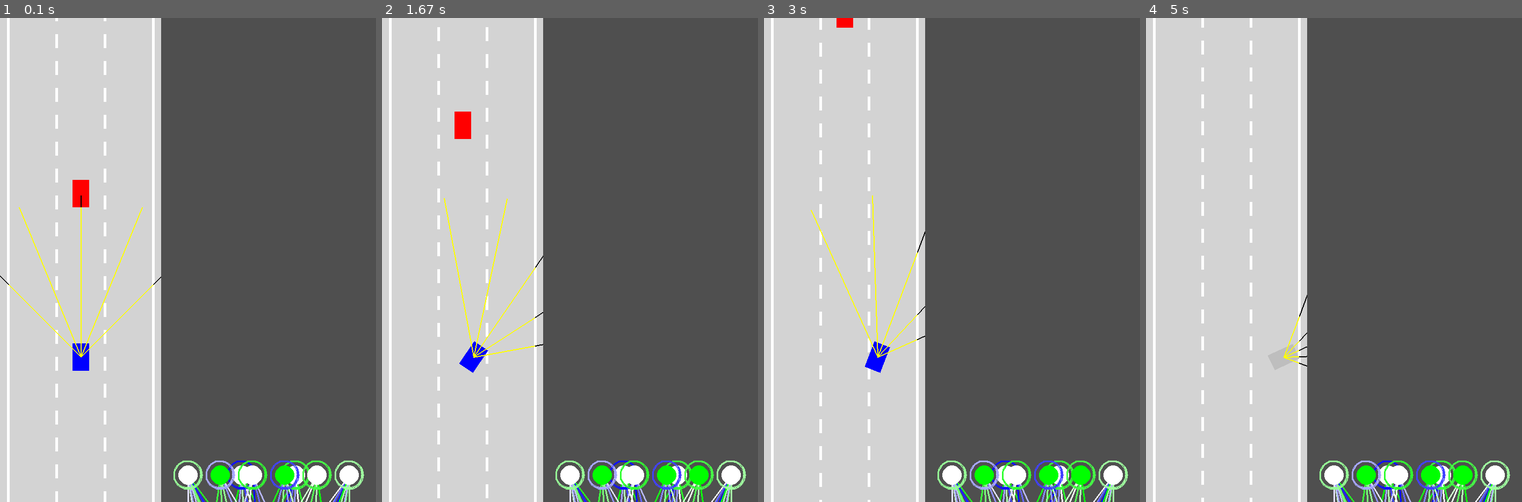
Above: before the commit, frames 1-4 (left to right).
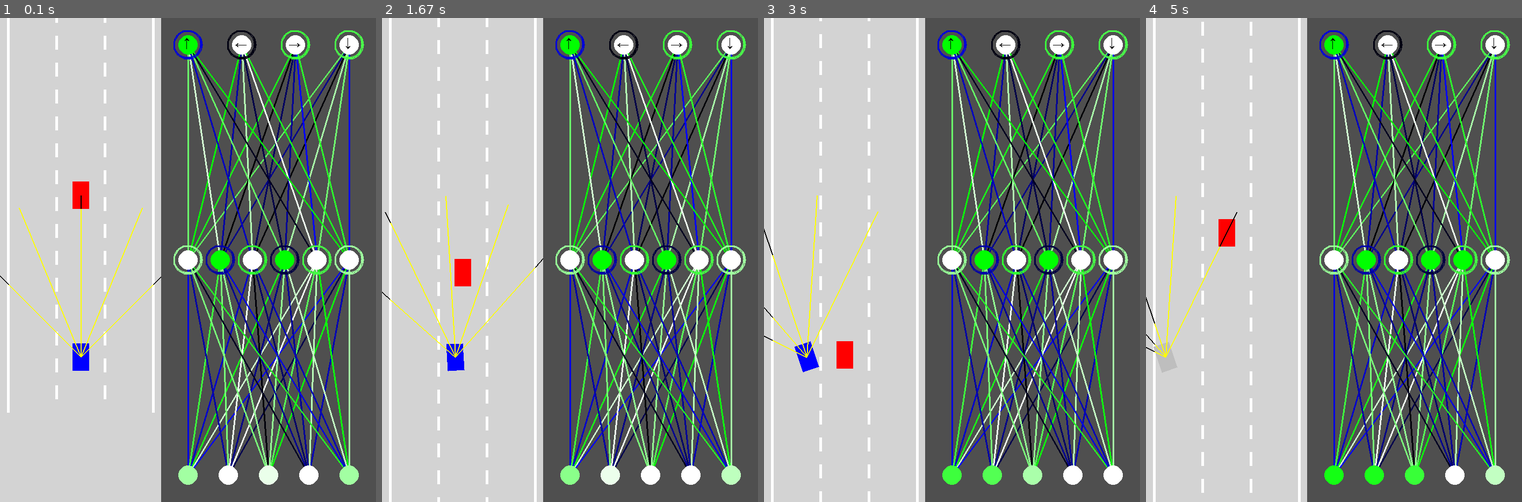
Above: after the commit, the same moments.

Repository: C20H12/python-self-driving-car
Game: pygame game, started from main.py
The game is run twice, just before and just after one commit, with the same random seed, the same clock (stepped at 60 frames per second) and the same inputs.
Inputs:
- Up to frame 1 (0.1 s): no input
- Up to frame 2 (1.67 s): hold Right 0.33-0.8 s; hold Up 0.83-1.3 s; hold Right from 1.33 s (still down)
- Up to frame 3 (3 s): release Right at 1.8 s; hold Left 1.83-2.37 s; hold Down 2.4-2.7 s; hold Left from 2.73 s (still down)
- Up to frame 4 (5 s): release Left at 3.13 s; hold Up 3.17-3.53 s; hold Right 3.57-4.2 s

The runs differ from the first frame. In frame 1, 14% of the frame differs, in the area x 1-97%, y 0-100%; in frame 2, 17%, in the area x 0-97%, y 0-100%; in frame 3, 16%; in frame 4, 15%.

Commit message:
visualization

Diff:
--- a/Car.py
+++ b/Car.py
@@ -60,11 +60,13 @@
 
       # if I wanted this car to be self controlled, then control it with the outputs
       if hasattr(self, "use_brain") and self.use_brain:
+        # use the outputted 1 or 0 to controll the directions
         self.controls.forward = outputs[0]
-        self.controls.back = outputs[1]
-        self.controls.left = outputs[2]
-        self.controls.right = outputs[3]
+        self.controls.left = outputs[1]
+        self.controls.right = outputs[2]
+        self.controls.back = outputs[3]
       # self.brain.print_formatted()
+      # print(outputs)
 
   def _move(self):
     # increase the speed by bit by bit so that it feels smoother
--- a/Visualizer.py
+++ b/Visualizer.py
@@ -2,6 +2,7 @@
 from utils import lerp
 from Network import NeuralNetwork, Level
 
+pg.font.init()
 
 class Visualizer:
   '''
@@ -9,6 +10,7 @@
   shows the connections between the nodes and layers
   '''
   surface: pg.Surface
+  font = pg.font.SysFont("Arial", 35, pg.font.Font.bold)
 
   @staticmethod
   def draw_network(surface: pg.Surface, network: NeuralNetwork):
@@ -22,19 +24,29 @@
     # define a context to draw on
     Visualizer.surface = surface
 
+    # helper var
+    level_amount = len(network.levels)
+
     # each level has a height
-    level_height = height / len(network.levels)
+    level_height = height / level_amount
 
     # draw from back to front so the biases circles show on top of lines
-    for i in range(len(network.levels) - 1, -1, -1):
-      level_top = top + level_height * (len(network.levels))
+    for i in range(level_amount - 1, -1, -1):
+      level_top = top + level_height * (level_amount - i - 1)
       Visualizer.draw_level(
         network.levels[i],
-        left, right, level_top, level_top + level_height
+        left, right, level_top, level_top + level_height,
+
+        # only have text on the last level's output
+        ["↑", "←", "→", "↓"] if i == level_amount - 1 else None
       )
 
   @staticmethod
-  def draw_level(level: Level, left_bound, right_bound, top_bound, bottom_bound):
+  def draw_level(level: Level, left_bound, right_bound, top_bound, bottom_bound, node_texts = None):
+    '''
+    left_bound, right_bound - x pos of the left most and right most nodes
+    top_bound, bottom_bound - y pos of the output layer (top) and input layer (bottom)
+    '''
     # destructure for easier reference
     inputs = level.inputs
     outputs = level.outputs
@@ -65,11 +77,14 @@
 
     for i in range(len(outputs)):
       x_pos = get_output_x(i)
-      Visualizer.draw_node(x_pos, top_bound, outputs[i], bias=biases[i])
+      if node_texts is not None:
+        Visualizer.draw_node(x_pos, top_bound, outputs[i], biases[i], node_texts[i])
+      else:
+        Visualizer.draw_node(x_pos, top_bound, outputs[i], biases[i])
 
 
   @staticmethod
-  def draw_node(x, y, node_value, bias = None):
+  def draw_node(x, y, node_value, bias = None, node_text = None):
     '''
     x - x position of the node
     y - y position of the node
@@ -84,6 +99,7 @@
       bias_color = Visualizer.get_color(bias)
       # draw the bias offset times larger than the node
       offset = 1.5
+      # the circle is like a rect, this is the top left corner
       start_x = x - radius * offset
       start_y = y - radius * offset
       width = radius * (offset * 2)
@@ -95,6 +111,17 @@
         0, 6.28, 3
       )
 
+    if node_text is not None:
+      # render the text, returns a surface
+      text = Visualizer.font.render(node_text, False, (0, 0, 0))
+      text_rect = text.get_rect()
+      # magic numbers idk, to make it look better
+      text_rect.center = (x - 2, y - 5)
+      # draw it back to the screen
+      Visualizer.surface.blit(text, text_rect)
+
+
+
   @staticmethod
   def draw_connection(from_x, from_y, to_x, to_y, weight):
     '''
@@ -105,6 +132,7 @@
     width = 3
     color = Visualizer.get_color(weight)
     pg.draw.line(Visualizer.surface, color, (from_x, from_y), (to_x, to_y), width)
+
 
   @staticmethod
   def get_color(value):
@@ -118,11 +146,11 @@
     color_number = abs(value) * 255
 
     # case negative: blue
-    #   more negative, more blue --> closer to 0, more white
+    #   more negative, more black --> closer to 0, more blue
     # case positive: green
     #   more positive, more green --> closer to 0, more white
     if value < 0:
-      r, g, b = 255 - color_number, 255 - color_number, 255
+      r, g, b = 0, 0, 255 - color_number
     else:
       r, g, b = 255 - color_number, 255, 255 - color_number
 
--- a/main.py
+++ b/main.py
@@ -22,12 +22,12 @@
 network_render_layer = pg.Surface((width - road_width, height))
 
 # changes ai controlled or manual "ai" or "man"
-main_car_mode = "man"
+main_car_mode = "ai"
 
-# define a car and other cars, at a quarter of the road
-car = Car(road.get_lane_center(1), road.lane_height / 4, 30, 50, max_speed=5, control_mode=main_car_mode)
+# define a car and other cars, at the start of the road
+car = Car(road.get_lane_center(1), road.lane_height / 2 - 100, 30, 50, max_speed=5, control_mode=main_car_mode)
 other_cars = [
-  Car(road.get_lane_center(1), road.lane_height / 4 - 300, 30, 50, control_mode="dum")
+  Car(road.get_lane_center(1), road.lane_height / 2 - 400, 30, 50, control_mode="dum")
 ]
 
 # this function is called every frame
